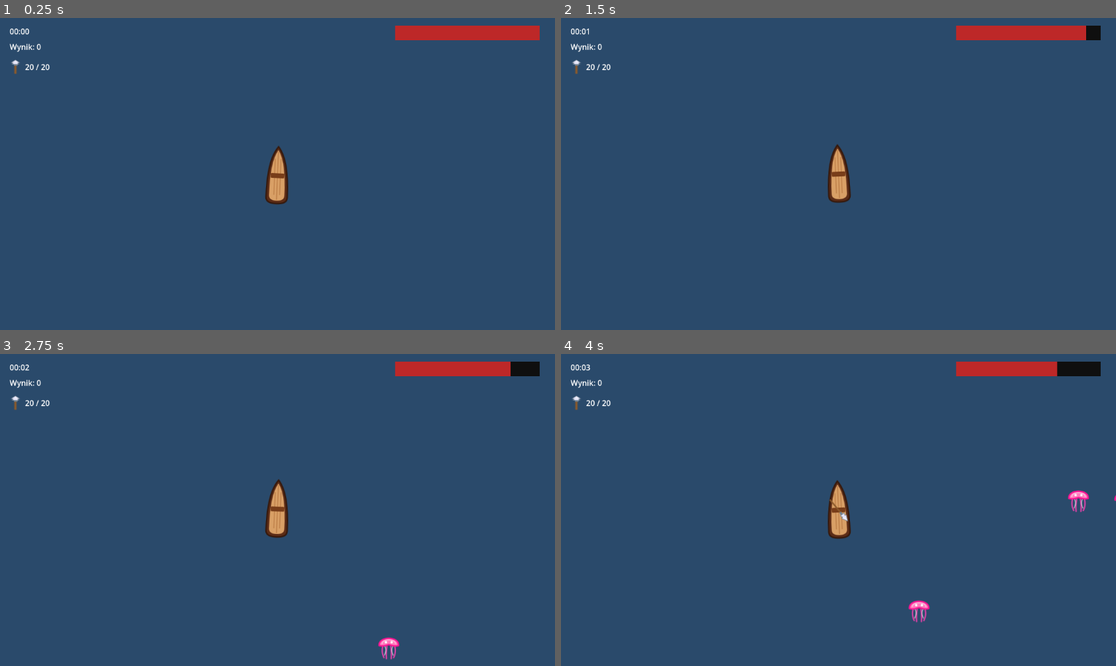
Above: before the commit, frames 1-4 (two rows, left to right).
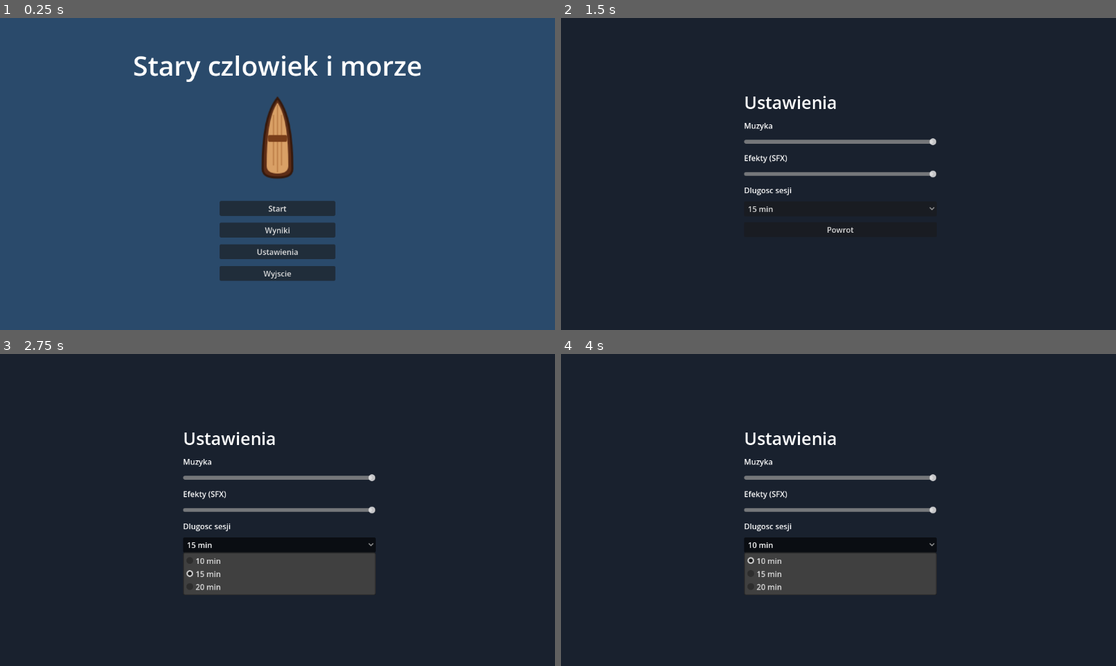
Above: after the commit, the same moments.

Repository: stap1/SCIM
Game: Godot game, scene res://scenes/MainMenu.tscn
Same seed, same stepped clock (60 frames per second), same inputs: the game is played once before the commit and once after it. Before the commit the project starts from res://scenes/Main.tscn. The engine's default icon, where the game draws it, is replaced by a stand-in: a white triangle on a blue panel in a dark square.
Inputs (mouse positions are in pixels of both pictures, inside the frame that each line leads up to):
- Up to frame 1 (0.25 s): no input
- Up to frame 2 (1.5 s): click (838, 230) at 0.5 s, where only the run after the commit has a clickable "Wyniki"; click (838, 252) at 1.25 s, where only the run after the commit has a clickable "Ustawienia"
- Up to frame 3 (2.75 s): click (277, 544) at 2 s, where only the run after the commit has a clickable "15 min"
- Up to frame 4 (4 s): click (838, 566) at 2.75 s, where only the run after the commit has a clickable "Powrot"; click (838, 544) at 3.5 s, where only the run after the commit has a clickable "10 min"

The runs differ from the first frame. In frame 1, 8.0% of the frame differs, in the area x 1-98%, y 2-85%; in frame 2, 100%; in frame 3, 100%; in frame 4, 100%, in the area x 0-100%, y 0-100%.

Commit message:
Krok 20: main menu + ustawienia (scena startowa MainMenu)
- MainMenu.tscn + main_menu.gd (nowe): tytul "Stary czlowiek i morze", przyciski
  Start/Wyniki/Ustawienia/Wyjscie, animowane tlo (lodz kolysze sie - Tween).
  Start: GameState.reset() + change_scene_to_file(Main). Wyniki: otwiera Scores
  jesli istnieje (krok 21). Wyjscie: quit
- Settings.tscn + settings.gd (nowe): 2x HSlider (Music/SFX -> AudioServer
  set_bus_volume_db), OptionButton dlugosci sesji (10/15/20). Zapis/odczyt
  user://settings.cfg (ConfigFile). Czyste: slider_to_db (0->-80db,1->0db),
  save_settings/load_settings
- project.godot: run/main_scene -> res://scenes/MainMenu.tscn
- game_state.gd: session_length (ustawienie, nie resetowane)
- main.gd: koniec gry po uplywie dlugosci sesji
- audio_manager.gd: na starcie wczytuje ustawienia (glosnosc busow + session_length)
- test/test_settings.gd: slider_to_db, round-trip ConfigFile, main_scene==MainMenu
- test_project_config.gd: regresja #1 pilnuje teraz MainMenu (od kroku 20)

79/79 testow GUT zielonych. Smoke MainMenu bez bledow.

Co-Authored-By: Claude Opus 4.8 <noreply@anthropic.com>

Diff:
--- a/project.godot
+++ b/project.godot
@@ -11,7 +11,7 @@
 [application]
 
 config/name="SCIM"
-run/main_scene="res://scenes/Main.tscn"
+run/main_scene="res://scenes/MainMenu.tscn"
 config/features=PackedStringArray("4.6", "Forward Plus")
 config/icon="res://icon.svg"
 
--- /dev/null
+++ b/scenes/MainMenu.tscn
@@ -0,0 +1,49 @@
+[gd_scene load_steps=3 format=3]
+
+[ext_resource type="Script" path="res://scripts/ui/main_menu.gd" id="1_mm"]
+[ext_resource type="Texture2D" path="res://assets/lodz.svg.svg" id="2_boat"]
+
+[node name="MainMenu" type="Control"]
+anchors_preset = 15
+anchor_right = 1.0
+anchor_bottom = 1.0
+script = ExtResource("1_mm")
+
+[node name="Background" type="ColorRect" parent="."]
+anchors_preset = 15
+anchor_right = 1.0
+anchor_bottom = 1.0
+color = Color(0.16470589, 0.2901961, 0.41960785, 1)
+
+[node name="BoatSprite" type="Sprite2D" parent="."]
+position = Vector2(576, 250)
+scale = Vector2(1.4, 1.4)
+texture = ExtResource("2_boat")
+
+[node name="Title" type="Label" parent="."]
+offset_left = 176.0
+offset_top = 60.0
+offset_right = 976.0
+offset_bottom = 150.0
+theme_override_font_sizes/font_size = 56
+horizontal_alignment = 1
+text = "Stary czlowiek i morze"
+
+[node name="Menu" type="VBoxContainer" parent="."]
+offset_left = 456.0
+offset_top = 380.0
+offset_right = 696.0
+offset_bottom = 580.0
+theme_override_constants/separation = 14
+
+[node name="StartButton" type="Button" parent="Menu"]
+text = "Start"
+
+[node name="ScoresButton" type="Button" parent="Menu"]
+text = "Wyniki"
+
+[node name="SettingsButton" type="Button" parent="Menu"]
+text = "Ustawienia"
+
+[node name="QuitButton" type="Button" parent="Menu"]
+text = "Wyjscie"
--- /dev/null
+++ b/scenes/Settings.tscn
@@ -0,0 +1,52 @@
+[gd_scene load_steps=2 format=3]
+
+[ext_resource type="Script" path="res://scripts/ui/settings.gd" id="1_set"]
+
+[node name="Settings" type="Control"]
+anchors_preset = 15
+anchor_right = 1.0
+anchor_bottom = 1.0
+script = ExtResource("1_set")
+
+[node name="Background" type="ColorRect" parent="."]
+anchors_preset = 15
+anchor_right = 1.0
+anchor_bottom = 1.0
+color = Color(0.1, 0.13, 0.18, 1)
+
+[node name="Panel" type="VBoxContainer" parent="."]
+offset_left = 380.0
+offset_top = 150.0
+offset_right = 780.0
+offset_bottom = 520.0
+theme_override_constants/separation = 12
+
+[node name="Title" type="Label" parent="Panel"]
+theme_override_font_sizes/font_size = 36
+text = "Ustawienia"
+
+[node name="MusicLabel" type="Label" parent="Panel"]
+text = "Muzyka"
+
+[node name="MusicSlider" type="HSlider" parent="Panel"]
+custom_minimum_size = Vector2(360, 20)
+max_value = 1.0
+step = 0.01
+value = 1.0
+
+[node name="SFXLabel" type="Label" parent="Panel"]
+text = "Efekty (SFX)"
+
+[node name="SFXSlider" type="HSlider" parent="Panel"]
+custom_minimum_size = Vector2(360, 20)
+max_value = 1.0
+step = 0.01
+value = 1.0
+
+[node name="SessionLabel" type="Label" parent="Panel"]
+text = "Dlugosc sesji"
+
+[node name="SessionOption" type="OptionButton" parent="Panel"]
+
+[node name="BackButton" type="Button" parent="Panel"]
+text = "Powrot"
--- a/scripts/globals/game_state.gd
+++ b/scripts/globals/game_state.gd
@@ -29,6 +29,8 @@
 var xp_to_next: int = 0
 # Mnoznik zasiegu zbierania XP (upgrade resource_magnet). Czytany przez XpOrb na spawnie.
 var magnet_range_mult: float = 1.0
+# Dlugosc sesji w minutach (ustawienie gracza, ladowane z configu - nie resetowane).
+var session_length: int = 15
 var eco_score: int = 0
 var enemies_killed: int = 0
 var miniboss_defeated: bool = false
--- a/scripts/systems/audio_manager.gd
+++ b/scripts/systems/audio_manager.gd
@@ -14,6 +14,8 @@
 }
 
 const SFX_POOL_SIZE := 8
+
+const SettingsScript := preload("res://scripts/ui/settings.gd")
 
 var _sfx_streams := {}
 var _sfx_players: Array[AudioStreamPlayer] = []
@@ -49,6 +51,17 @@
 	GameState.level_up.connect(_on_level_up)
 	GameState.game_over.connect(_on_game_over)
 	GameState.boss_incoming.connect(_on_boss_incoming)
+
+	# Zastosuj zapisane ustawienia (glosnosc) i wczytaj dlugosc sesji na starcie gry.
+	var s := SettingsScript.load_settings(SettingsScript.SETTINGS_PATH)
+	_apply_saved_bus("Music", s["music_vol"])
+	_apply_saved_bus("SFX", s["sfx_vol"])
+	GameState.session_length = int(s["session_length"])
+
+func _apply_saved_bus(bus_name: String, value: float) -> void:
+	var idx := AudioServer.get_bus_index(bus_name)
+	if idx != -1:
+		AudioServer.set_bus_volume_db(idx, SettingsScript.slider_to_db(value))
 
 func _on_level_up(_new_level: int) -> void:
 	play_sfx("level_up")
--- a/scripts/systems/main.gd
+++ b/scripts/systems/main.gd
@@ -11,3 +11,6 @@
 	# JEDYNE miejsce liczenia czasu w calym projekcie (HUD jest read-only, czyta przez sygnaly).
 	if not GameState.is_game_over:
 		GameState.add_time(delta)
+		# Koniec gry po uplywie ustawionej dlugosci sesji.
+		if GameState.session_length > 0 and GameState.time >= GameState.session_length * 60:
+			GameState.trigger_game_over()
--- /dev/null
+++ b/scripts/ui/main_menu.gd
@@ -0,0 +1,40 @@
+extends Control
+
+# Menu glowne. Start uruchamia gre (po GameState.reset()), Ustawienia/Wyniki otwieraja
+# odpowiednie sceny, Wyjscie zamyka. Animowane tlo - lodz kolysze sie na falach (Tween).
+
+func _ready() -> void:
+	_connect_button("Menu/StartButton", _on_start)
+	_connect_button("Menu/ScoresButton", _on_scores)
+	_connect_button("Menu/SettingsButton", _on_settings)
+	_connect_button("Menu/QuitButton", _on_quit)
+	_animate_waves()
+
+func _connect_button(path: String, handler: Callable) -> void:
+	var b := get_node_or_null(path)
+	if b:
+		b.pressed.connect(handler)
+
+func _animate_waves() -> void:
+	var boat := get_node_or_null("BoatSprite")
+	if boat == null:
+		return
+	var base_y: float = boat.position.y
+	var tween := create_tween().set_loops()
+	tween.tween_property(boat, "position:y", base_y - 12.0, 1.2).set_trans(Tween.TRANS_SINE).set_ease(Tween.EASE_IN_OUT)
+	tween.tween_property(boat, "position:y", base_y + 12.0, 1.2).set_trans(Tween.TRANS_SINE).set_ease(Tween.EASE_IN_OUT)
+
+func _on_start() -> void:
+	GameState.reset()
+	get_tree().change_scene_to_file("res://scenes/Main.tscn")
+
+func _on_scores() -> void:
+	# Ekran wynikow - krok 21. Otwiera Scores.tscn, jesli juz istnieje.
+	if ResourceLoader.exists("res://scenes/Scores.tscn"):
+		get_tree().change_scene_to_file("res://scenes/Scores.tscn")
+
+func _on_settings() -> void:
+	get_tree().change_scene_to_file("res://scenes/Settings.tscn")
+
+func _on_quit() -> void:
+	get_tree().quit()
--- /dev/null
+++ b/scripts/ui/settings.gd
@@ -0,0 +1,89 @@
+extends Control
+
+# Ekran ustawien: glosnosc Music/SFX (busy AudioServer) + dlugosc sesji.
+# Zapis/odczyt przez ConfigFile (user://settings.cfg). Czyste funkcje na dole.
+
+const SETTINGS_PATH := "user://settings.cfg"
+const SESSION_LENGTHS := [10, 15, 20]
+
+@onready var music_slider: HSlider = get_node_or_null("Panel/MusicSlider")
+@onready var sfx_slider: HSlider = get_node_or_null("Panel/SFXSlider")
+@onready var session_option: OptionButton = get_node_or_null("Panel/SessionOption")
+@onready var back_button: Button = get_node_or_null("Panel/BackButton")
+
+func _ready() -> void:
+	if session_option:
+		for length in SESSION_LENGTHS:
+			session_option.add_item("%d min" % length)
+
+	var s := load_settings(SETTINGS_PATH)
+
+	if music_slider:
+		music_slider.min_value = 0.0
+		music_slider.max_value = 1.0
+		music_slider.step = 0.01
+		music_slider.value = s["music_vol"]
+		music_slider.value_changed.connect(_on_music_changed)
+	if sfx_slider:
+		sfx_slider.min_value = 0.0
+		sfx_slider.max_value = 1.0
+		sfx_slider.step = 0.01
+		sfx_slider.value = s["sfx_vol"]
+		sfx_slider.value_changed.connect(_on_sfx_changed)
+	if session_option:
+		var idx := SESSION_LENGTHS.find(int(s["session_length"]))
+		session_option.selected = idx if idx != -1 else 1
+		session_option.item_selected.connect(_on_session_selected)
+	if back_button:
+		back_button.pressed.connect(_on_back)
+
+	_apply_bus("Music", s["music_vol"])
+	_apply_bus("SFX", s["sfx_vol"])
+	GameState.session_length = int(s["session_length"])
+
+func _on_music_changed(v: float) -> void:
+	_apply_bus("Music", v)
+	_save()
+
+func _on_sfx_changed(v: float) -> void:
+	_apply_bus("SFX", v)
+	_save()
+
+func _on_session_selected(idx: int) -> void:
+	GameState.session_length = SESSION_LENGTHS[idx]
+	_save()
+
+func _on_back() -> void:
+	get_tree().change_scene_to_file("res://scenes/MainMenu.tscn")
+
+func _apply_bus(bus_name: String, value: float) -> void:
+	var i := AudioServer.get_bus_index(bus_name)
+	if i != -1:
+		AudioServer.set_bus_volume_db(i, slider_to_db(value))
+
+func _save() -> void:
+	var mv: float = music_slider.value if music_slider else 1.0
+	var sv: float = sfx_slider.value if sfx_slider else 1.0
+	save_settings(SETTINGS_PATH, mv, sv, GameState.session_length)
+
+# --- Czyste funkcje (testowalne) ---
+
+# 0.0 -> -80 db (cisza), 1.0 -> 0 db. Liniowa interpolacja w db.
+static func slider_to_db(value_0_1: float) -> float:
+	return -80.0 + clampf(value_0_1, 0.0, 1.0) * 80.0
+
+static func save_settings(path: String, music_vol: float, sfx_vol: float, session_length: int) -> void:
+	var cfg := ConfigFile.new()
+	cfg.set_value("audio", "music_vol", music_vol)
+	cfg.set_value("audio", "sfx_vol", sfx_vol)
+	cfg.set_value("game", "session_length", session_length)
+	cfg.save(path)
+
+static func load_settings(path: String) -> Dictionary:
+	var cfg := ConfigFile.new()
+	var result := {"music_vol": 1.0, "sfx_vol": 1.0, "session_length": 15}
+	if cfg.load(path) == OK:
+		result["music_vol"] = cfg.get_value("audio", "music_vol", 1.0)
+		result["sfx_vol"] = cfg.get_value("audio", "sfx_vol", 1.0)
+		result["session_length"] = cfg.get_value("game", "session_length", 15)
+	return result
--- a/test/test_project_config.gd
+++ b/test/test_project_config.gd
@@ -13,13 +13,17 @@
 			return ResourceUID.get_id_path(id)
 	return main_scene
 
-func test_main_scene_points_to_main_tscn() -> void:
-	assert_eq(_resolve_main_scene(), "res://scenes/Main.tscn",
-		"run/main_scene musi wskazywac res://scenes/Main.tscn (NIGDY HUD ani inna scene)")
+func test_main_scene_points_to_main_menu() -> void:
+	# Od kroku 20 scena startowa to MainMenu (wczesniej Main). NIGDY HUD ani inna scena.
+	assert_eq(_resolve_main_scene(), "res://scenes/MainMenu.tscn",
+		"run/main_scene musi wskazywac res://scenes/MainMenu.tscn (od kroku 20)")
 
 func test_main_scene_file_exists() -> void:
+	assert_true(ResourceLoader.exists("res://scenes/MainMenu.tscn"),
+		"Plik res://scenes/MainMenu.tscn musi istniec")
+	# Main.tscn nadal istnieje - MainMenu laduje ja przyciskiem Start.
 	assert_true(ResourceLoader.exists("res://scenes/Main.tscn"),
-		"Plik res://scenes/Main.tscn musi istniec")
+		"Plik res://scenes/Main.tscn musi istniec (ladowany ze Start)")
 
 func test_game_state_autoload_registered() -> void:
 	assert_true(ProjectSettings.has_setting("autoload/GameState"),
--- /dev/null
+++ b/test/test_settings.gd
@@ -0,0 +1,21 @@
+extends GutTest
+
+# KROK 20 (Prompt 20): ustawienia - slider_to_db, round-trip ConfigFile, scena startowa.
+
+const SettingsScript := preload("res://scripts/ui/settings.gd")
+
+func test_slider_to_db() -> void:
+	assert_almost_eq(SettingsScript.slider_to_db(1.0), 0.0, 0.001, "slider_to_db(1.0) == 0 db")
+	assert_true(SettingsScript.slider_to_db(0.0) <= -60.0, "slider_to_db(0.0) <= -60 db")
+
+func test_config_round_trip() -> void:
+	var path := "user://test_settings.cfg"
+	SettingsScript.save_settings(path, 0.3, 0.7, 20)
+	var s := SettingsScript.load_settings(path)
+	assert_almost_eq(s["music_vol"], 0.3, 0.001, "music_vol round-trip")
+	assert_almost_eq(s["sfx_vol"], 0.7, 0.001, "sfx_vol round-trip")
+	assert_eq(int(s["session_length"]), 20, "session_length round-trip")
+
+func test_main_scene_is_main_menu() -> void:
+	assert_eq(ProjectSettings.get_setting("application/run/main_scene"),
+		"res://scenes/MainMenu.tscn", "scena startowa to MainMenu")
Not shown, added: scripts/ui/main_menu.gd.uid
Not shown, added: scripts/ui/settings.gd.uid
Not shown, added: test/test_settings.gd.uid
